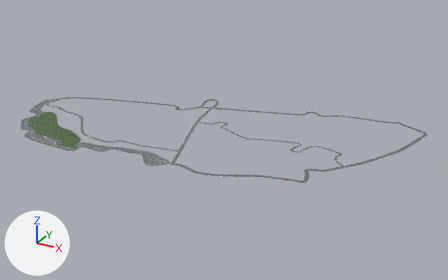
Before and after pictures for a commit that changed the Blender file LMTrack.blend.
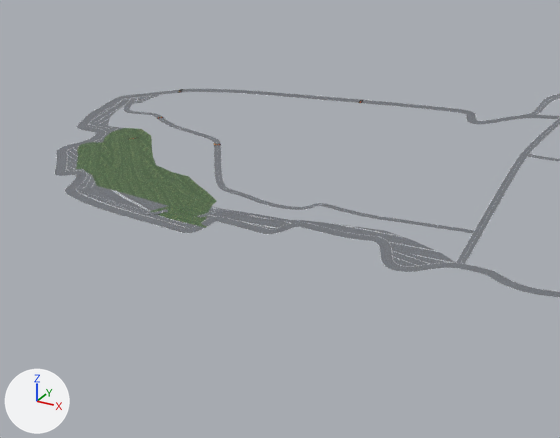
Each version appears first whole from a 50 mm camera at (1038.0, -1171.0, 683.0) aimed at (259.0, 245.0, -25.0), and next in a close-up on the part from 0% to 47% of the width and 23% to 82% of the height. Arrows for +X, +Y and +Z are at lower left; the lights stay in place.

Names of what the first close-up shows: 'Ancien-moulin', 'Bugatti', 'Chemin-aux-boeufs', 'Main', 'Pits'.
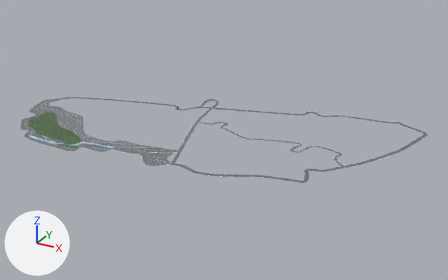
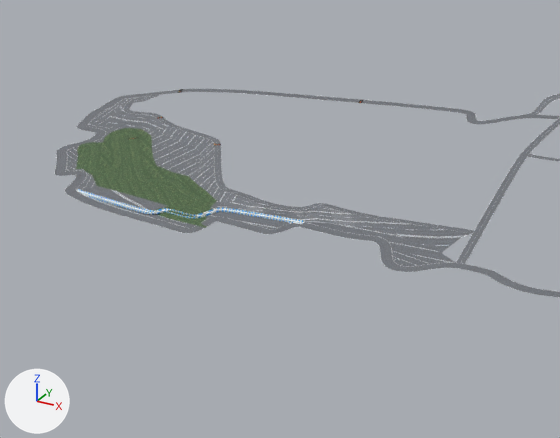
Where the change shows, as pixel boxes (x1, y1, x2, y2) in the close-ups (560 x 438 px):
'Chemin-aux-boeufs', reshaped (13% taller): before (123, 94, 474, 234); after (108, 94, 474, 253)
'Pits', reshaped: before (77, 190, 304, 224); after (77, 189, 305, 224)
part 1 of me_plane_398, added: after (88, 196, 293, 223)
part 2 of me_plane_398, added: after (77, 189, 305, 222)
part 3 of me_plane_398, recoloured (grey to white): (77, 190, 304, 224) in both
part 4 of me_plane_011, built on: after (108, 98, 471, 253)

The change in detail:
Picture 'regular.png' (img_regular_png) is new.
Material 'regular.png' (mat_regular_png) is new.
Its texture is img_regular_png.
me_plane_398 is used by ob_pits; location (51.5, 3.3, 0.0); scale (1.0, 3.0, 1.0).
me_plane_398 had 288 vertices, 143 faces and spanned x -256.0..5.0, y -18.0..3.0, z 0.0..1.0.
me_plane_398 now has 1098 vertices, 679 faces and spans x -256.0..5.0, y -18.0..3.0, z 0.0..3.0.
me_plane_398 part 1: a new loose piece of 254 vertices spanning x -232.0..-5.0, y -18.0..0.0, z 0.0..2.0, in mat_regular_png (picture img_regular_png).
Part 2, on me_plane_398:
270 vertices are added at x -253.0..4.0, y -18.0..3.0, z 2.0..3.0.
268 new faces join them.
me_plane_398 part 3: 143 faces spanning x -256.0..5.0, y -18.0..3.0, z 0.0..1.0 switch from mat_city_asphalt_1_png (picture img_city_asphalt_1_png) to mat_regular_png (picture img_regular_png).
me_plane_011 is used by ob_chemin_aux_boeufs; location (-327.8, 207.2, 6.8); scale (1.0, 4.0, 1.0).
me_plane_011 had 658 vertices, 328 faces and spanned x -5.0..546.0, y -49.0..1.0, z -6.0..4.0.
me_plane_011 now has 699 vertices, 705 faces and spans x -9.0..546.0, y -53.0..1.0, z -7.0..4.0.
Part 4, on me_plane_011:
1 face is deleted.
41 vertices are added at x -9.0..543.0, y -53.0..-1.0, z -7.0..0.0.
378 new faces join them.
